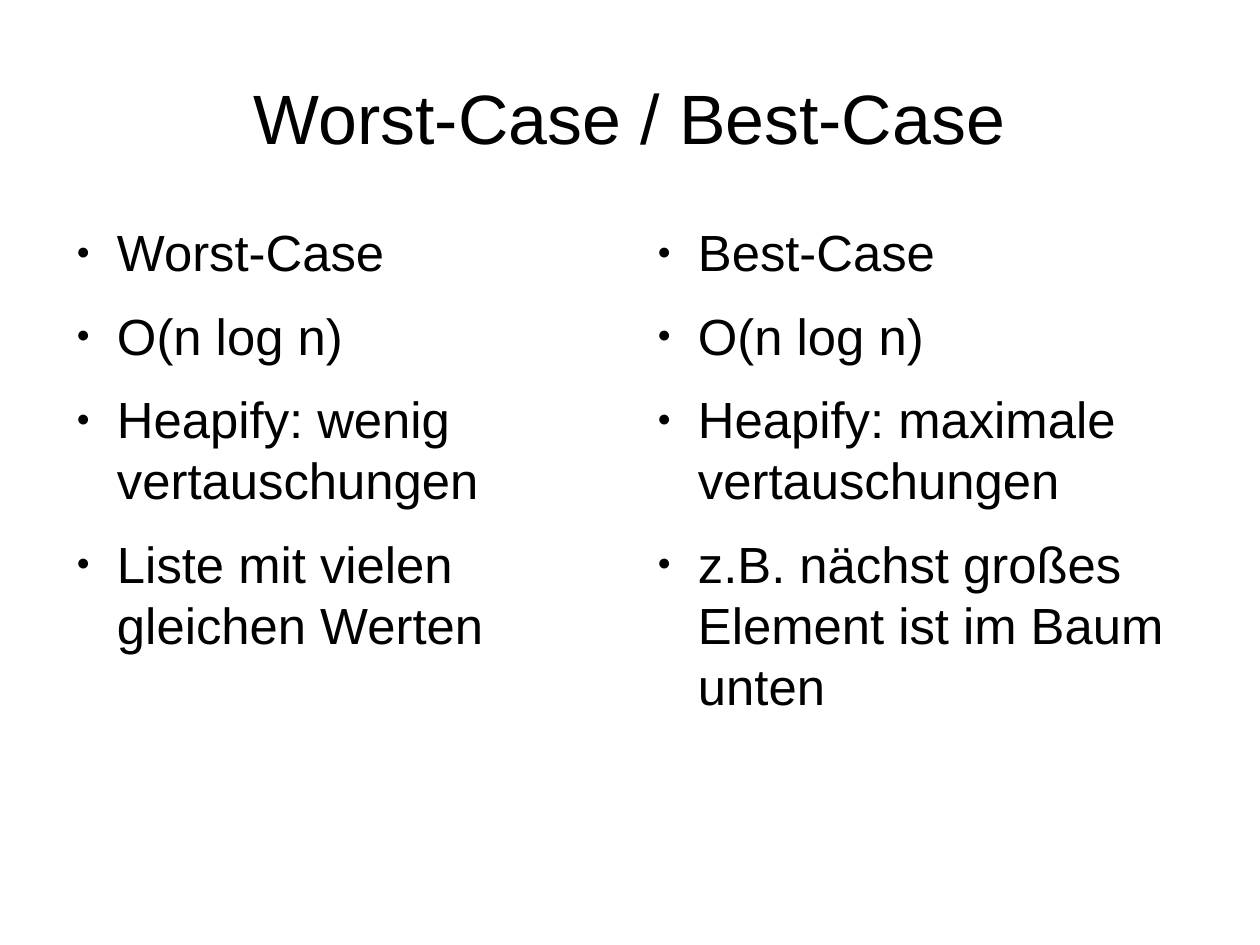
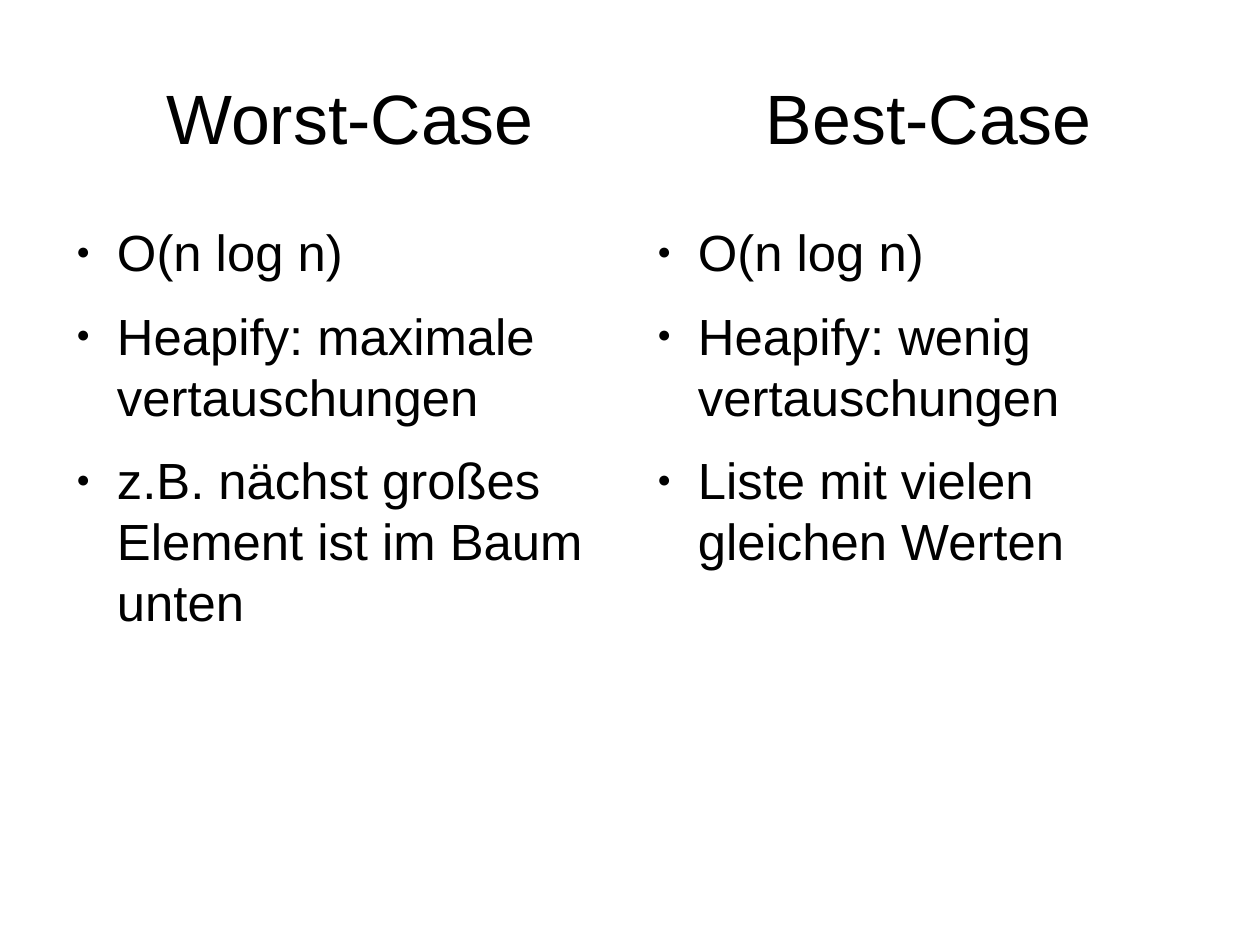
Before and after one commit to hdaTobias/WAI1, a slide deck: slide 8 of Unbenannt 1.odp. Drawn at 1260x945 pixels with LibreOffice and Linux fonts; fonts in the diff are those of the drawing. Boxes give left, top, right and bottom in pixels: in the first picture for what was removed or moved away, otherwise in the second. Text is boxed around its words. In the diff, an @@ line names an element or a change of style, - is before the commit and + after.

```diff
--- a/Unbenannt 1.odp
+++ b/Unbenannt 1.odp
@@ title at (x1=166, y1=95, x2=1092, y2=145): text changed @@
-Worst-Case / Best-Case
+Worst-Case Best-Case
@@ text "O(n log n)" moved from (x1=698, y1=235, x2=1164, y2=706) to (x1=117, y1=234, x2=583, y2=622) @@
@@ text at (x1=117, y1=235, x2=384, y2=272): paragraph removed @@
-● Worst-Case
@@ text "O(n log n)" moved from (x1=117, y1=235, x2=483, y2=654) to (x1=698, y1=234, x2=1064, y2=571) @@
@@ text at (x1=698, y1=235, x2=935, y2=272): paragraph removed @@
-● Best-Case
```
Also in this commit, not shown: 5 other slides changed, 1 slide added, 2 slides removed, 2 other files.
